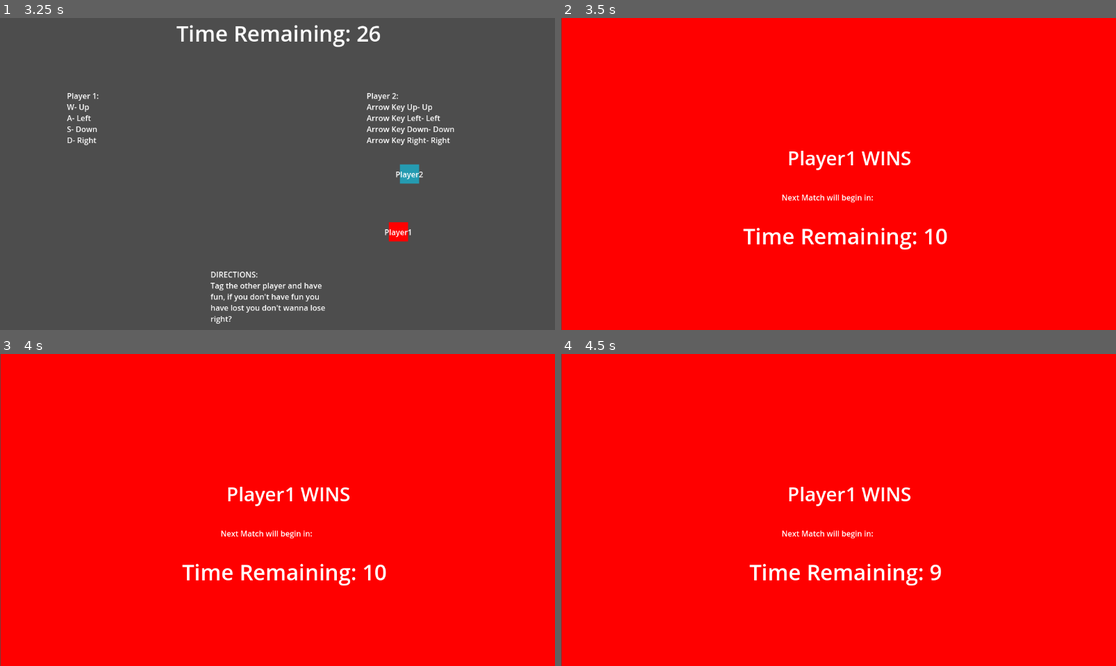
Above: before the commit, frames 1-4 (two rows, left to right).
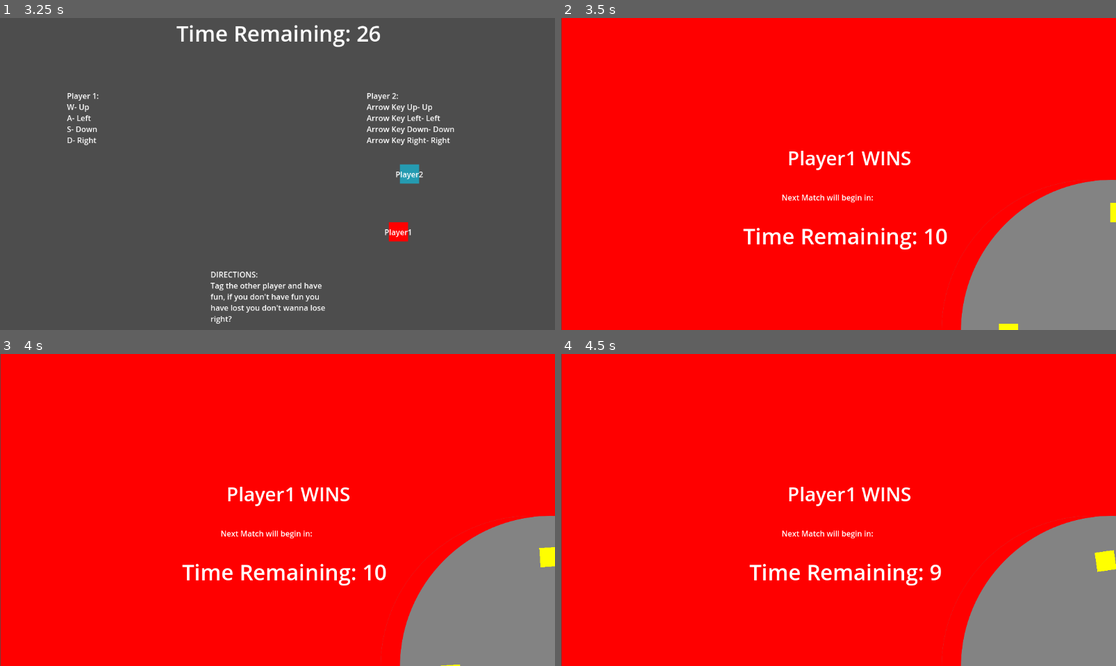
Above: after the commit, the same moments.

Repository: malceore/multiplayer_playground
Game: Godot game, scene res://scenes/levels/test_arena/test_arena.tscn
Same seed, same stepped clock (60 frames per second), same inputs: the game is played once before the commit and once after it. Before the commit the project starts from res://scenes/levels/test_arena.tscn.
Inputs (mouse positions are in pixels of both pictures, inside the frame that each line leads up to):
- Up to frame 1 (3.25 s): tap Enter at 0.5 s; move the mouse to (399, 158) at 0.52 s; hold D (right) 0.53-1.28 s; click (399, 158) at 0.67 s; move the mouse to (166, 189) at 1.27 s; hold S (down) 1.28-2.03 s; move the mouse to (333, 105) at 2.02 s; hold D (right) 2.03-2.78 s; move the mouse to (249, 236) at 2.77 s; hold W (up) from 2.78 s (still down); click (249, 236) at 2.92 s
- Up to frame 2 (3.5 s): keep holding W (up)
- Up to frame 3 (4 s): move the mouse to (444, 556) at 3.52 s; release W (up) at 3.53 s; hold A (left) from 3.53 s (still down)
- Up to frame 4 (4.5 s): keep holding A (left); move the mouse to (672, 463) at 4.27 s

Frame 1 is identical in both runs. In frame 2, 11% of the frame differs, in the area x 68-100%, y 51-100%; in frame 3, 11%; in frame 4, 11%.

Commit message:
added level transition on victory

Diff:
--- /dev/null
+++ b/SceneSwitcher.gd
@@ -0,0 +1,17 @@
+extends Node
+
+var mazeScene = preload("res://scenes/levels/maze_1/maze_1.tscn")
+var merrygoroundScene = preload("res://scenes/levels/merrygoround/merrygoround.tscn")
+var testarenaScene = preload("res://scenes/levels/test_arena/test_arena.tscn")
+
+
+func changeScene(sceneName):
+	if sceneName == "Maze":
+		get_tree().root.add_child(mazeScene.instantiate())
+		return
+	if sceneName == "Merrygoround":
+		get_tree().root.add_child(merrygoroundScene.instantiate())
+		return
+	if sceneName == "Testarena":
+		get_tree().root.add_child(testarenaScene.instantiate())
+		return
--- a/project.godot
+++ b/project.godot
@@ -11,7 +11,7 @@
 [application]
 
 config/name="Multiplayer Playground"
-run/main_scene="res://scenes/levels/test_arena.tscn"
+run/main_scene="res://scenes/levels/test_arena/test_arena.tscn"
 config/features=PackedStringArray("4.2", "Forward Plus")
 config/icon="res://icon.svg"
 
--- a/scenes/levels/test_arena.gd
+++ b/scenes/levels/test_arena/test_arena.gd
@@ -18,7 +18,14 @@
 	if $TimerContainer.times_up:
 		$VictoryScreen.winner(notItPlayer.name, notItPlayer.get_node("Body").color)
 		playing = false
+		changeScene("Maze")
+		return
 	if itPlayer.win:
 		$VictoryScreen.winner(itPlayer.name, itPlayer.get_node("Body").color)
 		$TimerContainer.stop()
 		playing = false
+		changeScene("Merrygoround")
+		return
+
+func changeScene(sceneName):
+	$SceneSwitcher.changeScene(sceneName)
--- a/scenes/levels/test_arena.tscn
+++ b/scenes/levels/test_arena/test_arena.tscn
@@ -1,9 +1,10 @@
-[gd_scene load_steps=5 format=3 uid="uid://ccvvwbcptp2a6"]
+[gd_scene load_steps=6 format=3 uid="uid://ccvvwbcptp2a6"]
 
 [ext_resource type="PackedScene" uid="uid://cvok510p82m5y" path="res://scenes/player/player.tscn" id="1_dv7lv"]
-[ext_resource type="Script" path="res://scenes/levels/test_arena.gd" id="1_ryifq"]
+[ext_resource type="Script" path="res://scenes/levels/test_arena/test_arena.gd" id="1_ryifq"]
 [ext_resource type="PackedScene" uid="uid://hey2wphj6kdt" path="res://scenes/timer/timer.tscn" id="2_v4ema"]
 [ext_resource type="PackedScene" uid="uid://dce4osgytdv5x" path="res://scenes/victory_screen/victory_screen.tscn" id="3_kljvt"]
+[ext_resource type="PackedScene" uid="uid://dv6rmtrh3dsyo" path="res://scenes/tools/scene_switcher/scene_switcher.tscn" id="5_ee6qe"]
 
 [node name="TestArena" type="Node2D"]
 script = ExtResource("1_ryifq")
@@ -67,3 +68,5 @@
 offset_top = 17.0
 offset_right = 14.0
 offset_bottom = 17.0
+
+[node name="SceneSwitcher" parent="." instance=ExtResource("5_ee6qe")]
--- /dev/null
+++ b/scenes/tools/scene_switcher/scene_switcher.tscn
@@ -0,0 +1,6 @@
+[gd_scene load_steps=2 format=3 uid="uid://dv6rmtrh3dsyo"]
+
+[ext_resource type="Script" path="res://SceneSwitcher.gd" id="1_rnty5"]
+
+[node name="SceneSwitcher" type="Node"]
+script = ExtResource("1_rnty5")
Not shown, added: scenes/levels/tes2257.tmp
Not shown, added: scenes/levels/tes3518.tmp
